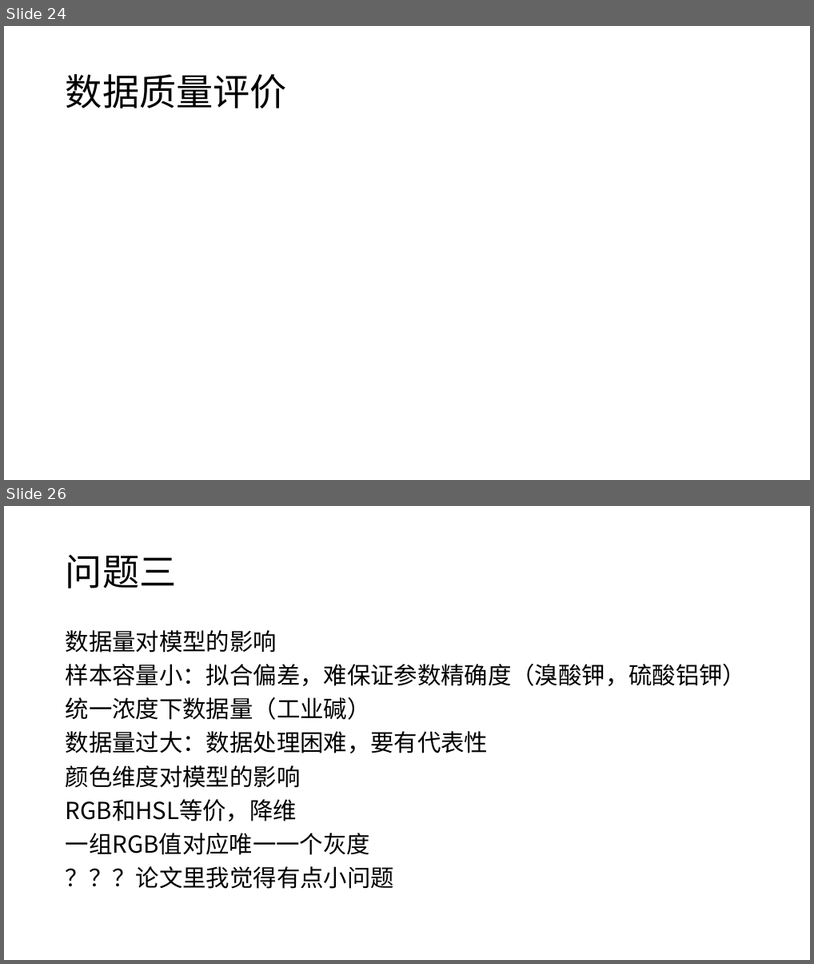
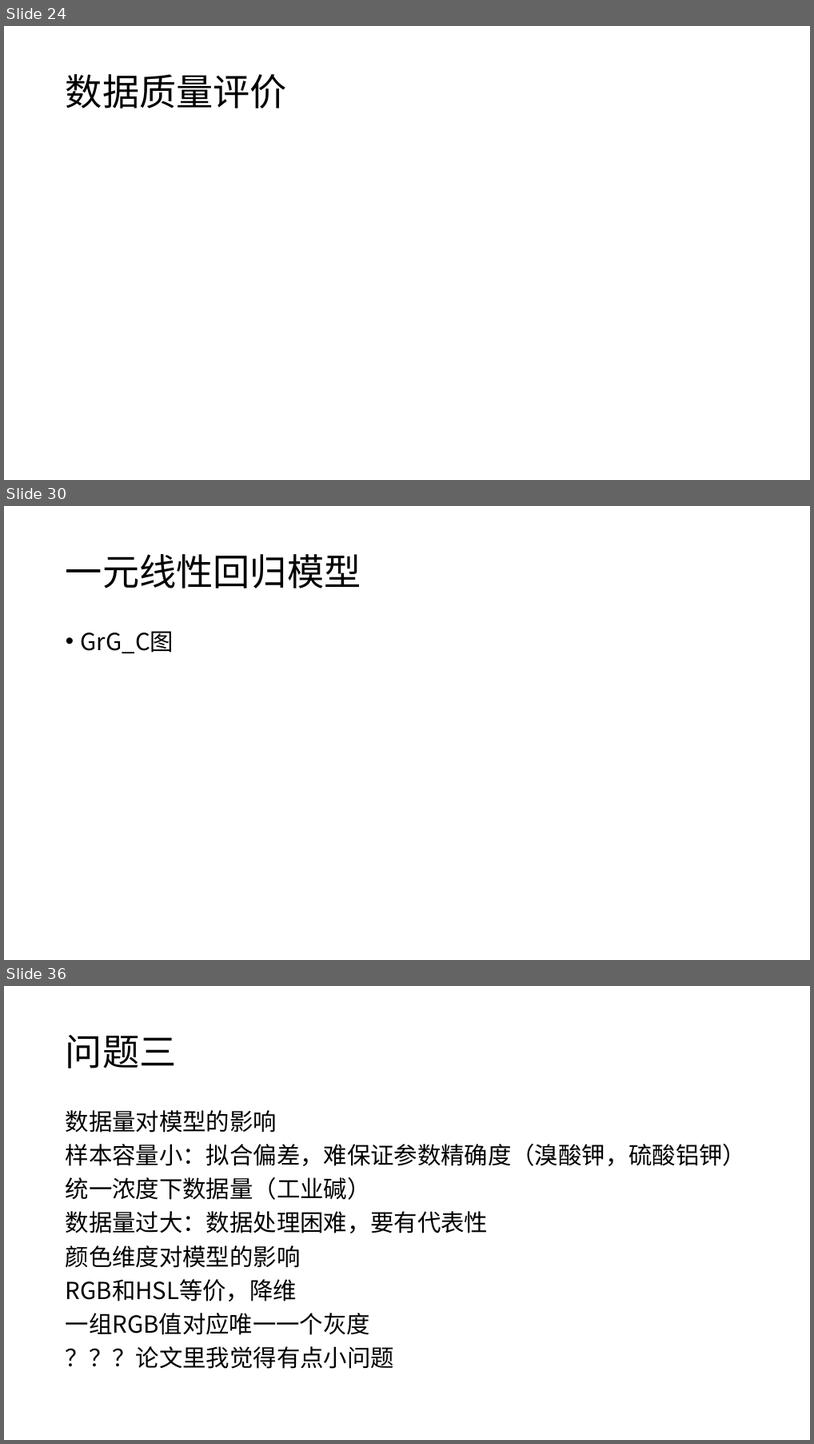
Before and after one commit to yuanjingsong/MCM_Homework, a slide deck: PreG21.pptx. Shown one above the other, each under a label of ours: slides 24 and 26 before the commit, slides 24, 30 and 36 after it; the slides between them are not shown. The pictures are 814x964 and 814x1444 pixels, drawn with LibreOffice and Linux fonts; fonts in the diff are those of the drawing; grey boxes stand for pictures. Boxes give left, top, right and bottom in pixels: in the first picture for what was removed or moved away, otherwise in the second. Text is boxed around its words. In the diff, an @@ line names an element or a change of style, - is before the commit and + after.

```diff
--- a/PreG21.pptx
+++ b/PreG21.pptx
@@ slide 30 added at box(4, 506, 810, 960), background #FFFFFF @@
@@ title added at box(66, 554, 362, 588), 44 pt, text #000000 @@
+一元线性回归模型
@@ text added at box(81, 631, 174, 653), 28 pt, text #000000 @@
+• GrG_C图
@@ what was slide 26 is now slide 36 @@
```
Also in this commit, not shown: 1 slide changed, 9 other slides added.
